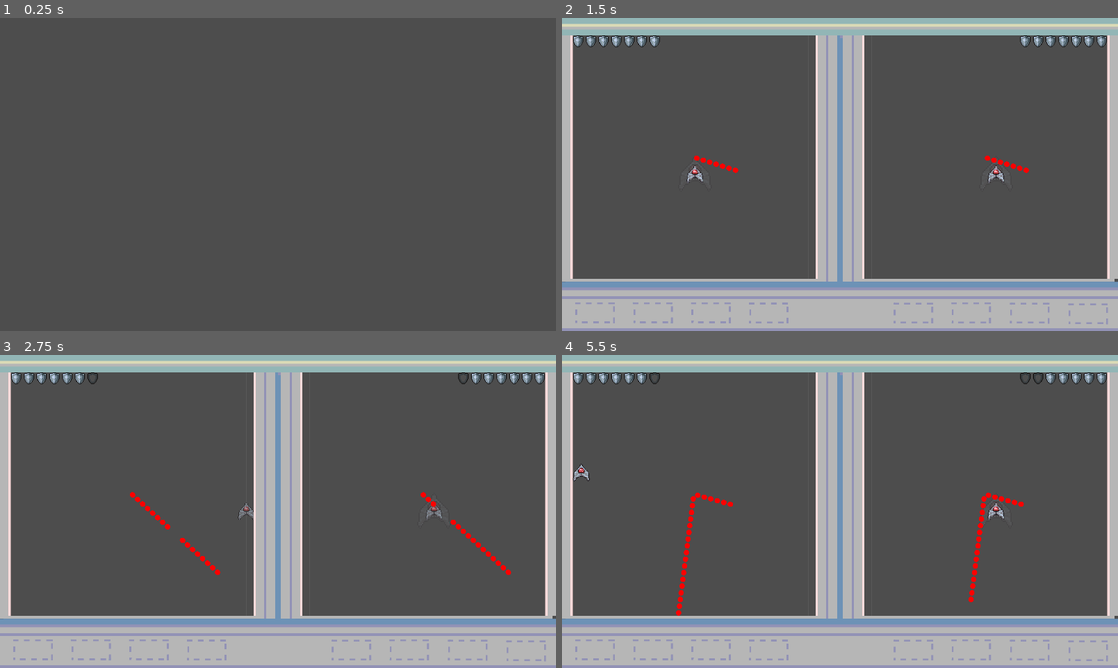
Above: before the commit, frames 1-4 (two rows, left to right).
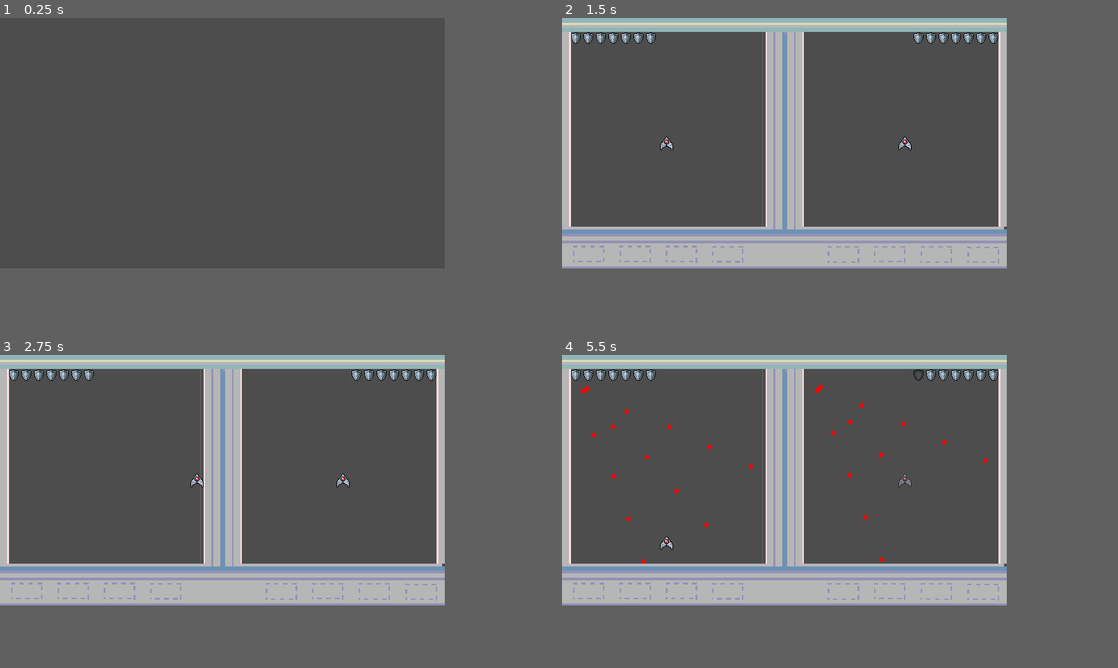
Above: after the commit, the same moments.

Repository: ShimmerIO/bullethellpvp
Game: Godot game, scene res://main.tscn
Two runs of this game, one before a commit and one after it. Both use one fixed random seed, a clock stepped at 60 frames per second and the inputs below.
Inputs:
- Up to frame 1 (0.25 s): no input
- Up to frame 2 (1.5 s): tap Enter (Start) at 0.5, 0.6, 1.35 s; hold Right (custom_right) 0.53-1.28 s; hold S (custom_down) from 1.28 s (still down)
- Up to frame 3 (2.75 s): release S (custom_down) at 2.03 s; hold Right (custom_right) from 2.03 s (still down); tap Z (add_player) at 2.1 s; tap Enter (Start) at 2.3 s
- Up to frame 4 (5.5 s): release Right (custom_right) at 2.78 s; hold Up (custom_up) 2.78-3.53 s; tap Shift (custom_slow) at 2.85 s; tap Enter (Start) at 3.05, 3.6, 4.35, 5.3 s; hold Left (custom_left) 3.53-5.03 s; tap R (Reset, bound only after the commit) at 4.15 s; hold S (custom_down) from 5.03 s (still down); tap Z (add_player) at 5.1 s
In our replay, the window is 800x450 before the commit and 640x360 after it. These sizes can differ from the game's own. Grey fills any space a smaller window leaves; there, only what the larger window draws over its background counts as a difference.

The runs differ from the first frame. In frame 1, only the window size differs. In frame 2, 44% of the frame differs, in the area x 0-100%, y 0-100%; in frame 3, 44%; in frame 4, 44%.

Commit message:
Mudei todos os sprites para serem compatíveis com a resolução 640 x 360, isso quebrou muita coisa mas tá feito

Diff:
--- a/cenas_prototipo/Cenas_Base/Base_Padrões.tscn
+++ b/cenas_prototipo/Cenas_Base/Base_Padrões.tscn
@@ -1,14 +1,13 @@
 [gd_scene load_steps=4 format=3 uid="uid://75iitu7g3g0g"]
 
-[ext_resource type="Script" path="res://scripts_prototipo/base_padrões.gd" id="1_hfq75"]
+[ext_resource type="Script" uid="uid://dvyye6t6muo7s" path="res://scripts_prototipo/base_padrões.gd" id="1_hfq75"]
 [ext_resource type="PackedScene" uid="uid://bwjb2n0aby1kd" path="res://cenas_prototipo/Cenas_Base/centro_cena_padrões.tscn" id="2_mw1jx"]
-[ext_resource type="Script" path="res://scripts_prototipo/centro_cena_padrões.gd" id="3_8go6d"]
+[ext_resource type="Script" uid="uid://dbwckcg5q2fff" path="res://scripts_prototipo/centro_cena_padrões.gd" id="3_8go6d"]
 
 [node name="Base_Padrões" type="Node2D"]
-position = Vector2(456, 480)
+position = Vector2(154.5, 160)
 script = ExtResource("1_hfq75")
 metadata/_edit_vertical_guides_ = [959.0]
 
 [node name="CentroCena" parent="." instance=ExtResource("2_mw1jx")]
-position = Vector2(0, 0)
 script = ExtResource("3_8go6d")
--- a/cenas_prototipo/Cenas_Base/centro_cena_padrões.tscn
+++ b/cenas_prototipo/Cenas_Base/centro_cena_padrões.tscn
@@ -1,47 +1,47 @@
 [gd_scene load_steps=3 format=3 uid="uid://bwjb2n0aby1kd"]
 
-[ext_resource type="Texture2D" uid="uid://c1h4cf7xrc7cw" path="res://sprites_prototipo/UI_teste_outra-export.png" id="1_y2a5u"]
+[ext_resource type="Texture2D" uid="uid://c2q8b11dt7lau" path="res://sprites_prototipo/UI_teste_metade.png" id="1_rddj4"]
 
 [sub_resource type="RectangleShape2D" id="RectangleShape2D_wdb4p"]
 size = Vector2(13, 1096)
 
 [node name="CentroCena" type="Marker2D"]
-position = Vector2(456, 480)
 
 [node name="StaticBody2D" type="Area2D" parent="."]
-position = Vector2(504, -480)
+position = Vector2(-154.5, 0)
+scale = Vector2(0.34, 0.34)
 disable_mode = 1
 metadata/_edit_group_ = true
 
 [node name="CollisionShape2D" type="CollisionShape2D" parent="StaticBody2D"]
-position = Vector2(0, 538)
 scale = Vector2(0.01, 1)
 shape = SubResource("RectangleShape2D_wdb4p")
 
 [node name="StaticBody2D2" type="Area2D" parent="."]
-position = Vector2(-456, -480)
+position = Vector2(165.5, 0)
+scale = Vector2(0.34, 0.34)
 disable_mode = 1
 metadata/_edit_group_ = true
 
 [node name="CollisionShape2D" type="CollisionShape2D" parent="StaticBody2D2"]
-position = Vector2(0, 538)
 scale = Vector2(0.01, 1)
 shape = SubResource("RectangleShape2D_wdb4p")
 
 [node name="StaticBody2D3" type="Area2D" parent="."]
-position = Vector2(504, -480)
+position = Vector2(5.5, 200)
 rotation = 1.5708
+scale = Vector2(0.34, 0.34)
 disable_mode = 1
 metadata/_edit_group_ = true
 
 [node name="CollisionShape2D" type="CollisionShape2D" parent="StaticBody2D3"]
-position = Vector2(0, 538)
 scale = Vector2(0.01, 1)
 shape = SubResource("RectangleShape2D_wdb4p")
 
 [node name="StaticBody2D4" type="Area2D" parent="."]
-position = Vector2(-456, 600)
+position = Vector2(-174.5, -160)
 rotation = -1.5708
+scale = Vector2(0.34, 0.34)
 disable_mode = 1
 metadata/_edit_group_ = true
 
@@ -51,5 +51,5 @@
 shape = SubResource("RectangleShape2D_wdb4p")
 
 [node name="UiTesteOutra-export" type="Sprite2D" parent="."]
-position = Vector2(504, 60)
-texture = ExtResource("1_y2a5u")
+position = Vector2(5.5, 20)
+texture = ExtResource("1_rddj4")
--- a/cenas_prototipo/HP_Bar.tscn
+++ b/cenas_prototipo/HP_Bar.tscn
@@ -10,8 +10,8 @@
 
 [node name="HPcontainer" type="HBoxContainer" parent="."]
 layout_mode = 0
-offset_right = 125.0
-offset_bottom = 40.0
+offset_right = 32.0
+offset_bottom = 16.0
 
 [node name="Shield1" type="TextureRect" parent="HPcontainer"]
 layout_mode = 2
--- a/cenas_prototipo/Padrões_Completos/FÁCIL/Padrão1.tscn
+++ b/cenas_prototipo/Padrões_Completos/FÁCIL/Padrão1.tscn
@@ -1,21 +1,21 @@
 [gd_scene load_steps=5 format=3 uid="uid://cjyxbelmplu2i"]
 
-[ext_resource type="Script" path="res://scripts_prototipo/base_padrões.gd" id="1_oqusy"]
+[ext_resource type="Script" uid="uid://dvyye6t6muo7s" path="res://scripts_prototipo/base_padrões.gd" id="1_oqusy"]
 [ext_resource type="PackedScene" uid="uid://bwjb2n0aby1kd" path="res://cenas_prototipo/Cenas_Base/centro_cena_padrões.tscn" id="2_g2sa2"]
-[ext_resource type="Script" path="res://scripts_prototipo/centro_cena_padrões.gd" id="3_pedni"]
+[ext_resource type="Script" uid="uid://dbwckcg5q2fff" path="res://scripts_prototipo/centro_cena_padrões.gd" id="3_pedni"]
 [ext_resource type="PackedScene" uid="uid://bkh8d7wj6tw4x" path="res://cenas_prototipo/spawner_prototipo.tscn" id="4_xmg1w"]
 
 [node name="Base_Padrões" type="Node2D"]
-position = Vector2(456, 480)
 script = ExtResource("1_oqusy")
 "índice_padrão" = 1
 metadata/_edit_vertical_guides_ = [959.0]
 
 [node name="CentroCena" parent="." instance=ExtResource("2_g2sa2")]
-position = Vector2(0, 0)
+position = Vector2(160, 180)
 script = ExtResource("3_pedni")
 
 [node name="Spawner_prototipo" parent="." instance=ExtResource("4_xmg1w")]
+position = Vector2(29, 42)
 _move_type = 2
 _spawn_type = 2
 _stops_type = 1
--- a/cenas_prototipo/Padrões_Completos/FÁCIL/Padrão2.tscn
+++ b/cenas_prototipo/Padrões_Completos/FÁCIL/Padrão2.tscn
@@ -13,7 +13,6 @@
 metadata/_edit_vertical_guides_ = [959.0]
 
 [node name="CentroCena" parent="." instance=ExtResource("2_ojosv")]
-position = Vector2(0, 0)
 script = ExtResource("3_upd8s")
 
 [node name="Spawner_prototipo" parent="." instance=ExtResource("4_7tnfe")]
--- a/cenas_prototipo/Padrões_Completos/FÁCIL/Padrão3.tscn
+++ b/cenas_prototipo/Padrões_Completos/FÁCIL/Padrão3.tscn
@@ -13,7 +13,6 @@
 metadata/_edit_vertical_guides_ = [959.0]
 
 [node name="CentroCena" parent="." instance=ExtResource("2_lcw5e")]
-position = Vector2(0, 0)
 script = ExtResource("3_ybi8v")
 
 [node name="Spawner_prototipo2" parent="." instance=ExtResource("4_30rlk")]
--- a/cenas_prototipo/Padrões_Completos/MÓDIFÍCIL/Padrão420.tscn
+++ b/cenas_prototipo/Padrões_Completos/MÓDIFÍCIL/Padrão420.tscn
@@ -1,19 +1,18 @@
 [gd_scene load_steps=5 format=3 uid="uid://curjk72wejgyy"]
 
-[ext_resource type="Script" path="res://scripts_prototipo/base_padrões.gd" id="1_di24n"]
+[ext_resource type="Script" uid="uid://dvyye6t6muo7s" path="res://scripts_prototipo/base_padrões.gd" id="1_di24n"]
 [ext_resource type="PackedScene" uid="uid://bwjb2n0aby1kd" path="res://cenas_prototipo/Cenas_Base/centro_cena_padrões.tscn" id="2_w2wow"]
-[ext_resource type="Script" path="res://scripts_prototipo/centro_cena_padrões.gd" id="3_pyxol"]
+[ext_resource type="Script" uid="uid://dbwckcg5q2fff" path="res://scripts_prototipo/centro_cena_padrões.gd" id="3_pyxol"]
 [ext_resource type="PackedScene" uid="uid://bkh8d7wj6tw4x" path="res://cenas_prototipo/spawner_prototipo.tscn" id="4_ir1wx"]
 
 [node name="Base_Padrões" type="Node2D"]
-position = Vector2(480, 540)
+position = Vector2(154.5, 160)
 script = ExtResource("1_di24n")
 dificuldade = 2
 "índice_padrão" = 420
 metadata/_edit_vertical_guides_ = [959.0]
 
 [node name="CentroCena" parent="." instance=ExtResource("2_w2wow")]
-position = Vector2(0, 0)
 script = ExtResource("3_pyxol")
 
 [node name="Spawner_prototipo" parent="." instance=ExtResource("4_ir1wx")]
--- a/cenas_prototipo/bala_prototipo.tscn
+++ b/cenas_prototipo/bala_prototipo.tscn
@@ -1,22 +1,24 @@
 [gd_scene load_steps=4 format=3 uid="uid://86eunm4148n5"]
 
-[ext_resource type="Script" path="res://scripts_prototipo/bala_prototipo.gd" id="1_2dvu5"]
+[ext_resource type="Script" uid="uid://csc4s8kimvw2g" path="res://scripts_prototipo/bala_prototipo.gd" id="1_2dvu5"]
 [ext_resource type="Texture2D" uid="uid://b4b7aaytogat7" path="res://sprites_prototipo/bala.png" id="2_k35eq"]
 
 [sub_resource type="CircleShape2D" id="CircleShape2D_nj6lo"]
 radius = 5.0
 
 [node name="Bala_Prototipo" type="Area2D"]
-scale = Vector2(1.667, 1.667)
+scale = Vector2(2, 2)
 collision_layer = 3
 script = ExtResource("1_2dvu5")
 metadata/_edit_group_ = true
 
 [node name="Sprite2D" type="Sprite2D" parent="."]
-scale = Vector2(0.04, 0.04)
+position = Vector2(0, -0.1)
+scale = Vector2(0.011, 0.012)
 texture = ExtResource("2_k35eq")
 
 [node name="CollisionShape2D" type="CollisionShape2D" parent="."]
+scale = Vector2(0.31, 0.31)
 shape = SubResource("CircleShape2D_nj6lo")
 
 [connection signal="area_entered" from="." to="." method="_on_area_entered"]
--- a/cenas_prototipo/cena_teste.tscn
+++ b/cenas_prototipo/cena_teste.tscn
@@ -14,14 +14,14 @@
 [node name="Cena_Teste" type="Node2D"]
 
 [node name="Navezinha" parent="." instance=ExtResource("1_q2465")]
-position = Vector2(460, 540)
+position = Vector2(151, 180)
 
 [node name="Navezinha2" parent="." instance=ExtResource("1_q2465")]
-position = Vector2(1500, 540)
-playerSide = 1
+position = Vector2(494, 180)
 
 [node name="BulletFilter" type="Area2D" parent="."]
-position = Vector2(960, 0)
+position = Vector2(320, 0)
+scale = Vector2(0.3, 0.3)
 disable_mode = 1
 
 [node name="CollisionShape2D" type="CollisionShape2D" parent="BulletFilter"]
@@ -30,12 +30,12 @@
 shape = SubResource("RectangleShape2D_xxtm3")
 
 [node name="CollisionShape2D2" type="CollisionShape2D" parent="BulletFilter"]
-position = Vector2(960, 538)
+position = Vector2(1065, 538)
 scale = Vector2(1e-05, 1)
 shape = SubResource("RectangleShape2D_xxtm3")
 
 [node name="CollisionShape2D3" type="CollisionShape2D" parent="BulletFilter"]
-position = Vector2(-960, 0)
+position = Vector2(-1060, 560)
 scale = Vector2(1e-05, 1)
 shape = SubResource("RectangleShape2D_xxtm3")
 
@@ -60,7 +60,7 @@
 minPatternCount = 2
 maxPatternCount = 5
 minTime = 4.0
-maxTime = 6.0
+maxTime = 4.0
 easyCount = 6
 
 [node name="ControlDirector" type="Node" parent="." groups=["ControlDirector"]]
@@ -70,27 +70,27 @@
 script = ExtResource("5_tgs65")
 
 [node name="HpBar" parent="." instance=ExtResource("5_apg6a")]
-offset_left = 36.0
-offset_top = 60.0
-offset_right = 36.0
-offset_bottom = 60.0
+offset_left = 13.0
+offset_top = 21.0
+offset_right = 13.0
+offset_bottom = 21.0
 
 [node name="HpBar2" parent="." instance=ExtResource("5_apg6a")]
 layout_direction = 2
 anchors_preset = 1
 anchor_left = 1.0
 anchor_right = 1.0
-offset_left = 1884.0
-offset_top = 60.0
-offset_right = 1884.0
-offset_bottom = 60.0
+offset_left = 628.0
+offset_top = 21.0
+offset_right = 628.0
+offset_bottom = 21.0
 grow_horizontal = 0
 scale = Vector2(-1, 1)
 playerSide = 1
 
 [node name="UiTesteOutra-export" type="Sprite2D" parent="."]
 z_index = 1
-position = Vector2(960, 540)
+position = Vector2(320, 180)
 texture = ExtResource("7_kcroq")
 
 [connection signal="grazed" from="Navezinha2" to="GameDirector" method="_on_player_grazed"]
--- a/cenas_prototipo/navezinha.tscn
+++ b/cenas_prototipo/navezinha.tscn
@@ -1,24 +1,20 @@
 [gd_scene load_steps=4 format=3 uid="uid://b6yp80jcx3bjn"]
 
-[ext_resource type="Script" path="res://scripts_prototipo/navezinha.gd" id="1_strdr"]
+[ext_resource type="Script" uid="uid://bs1potb003tdn" path="res://scripts_prototipo/navezinha.gd" id="1_strdr"]
 [ext_resource type="Texture2D" uid="uid://bj8jx8v5v44js" path="res://sprites_prototipo/NAVE_TESTE.png" id="2_dsgh6"]
 
 [sub_resource type="CircleShape2D" id="CircleShape2D_guu3j"]
 radius = 5.5
 
 [node name="Navezinha" type="Area2D" groups=["Player"]]
-position = Vector2(1, 0)
-scale = Vector2(3.333, 3.333)
 script = ExtResource("1_strdr")
 
 [node name="CollisionShape2D" type="CollisionShape2D" parent="."]
-position = Vector2(0.25, -3)
+position = Vector2(-0.5, -2)
 scale = Vector2(0.5, 0.5)
 shape = SubResource("CircleShape2D_guu3j")
 
 [node name="NaveTeste" type="Sprite2D" parent="."]
-position = Vector2(-0.666, 0)
-scale = Vector2(0.6, 0.6)
 texture = ExtResource("2_dsgh6")
 
 [node name="Graze" type="Area2D" parent="."]
@@ -27,13 +23,12 @@
 monitorable = false
 
 [node name="CollisionPolygon2D" type="CollisionPolygon2D" parent="Graze"]
-scale = Vector2(1.2, 1.2)
+scale = Vector2(1.333, 1.333)
 polygon = PackedVector2Array(-12.2512, 16.0016, -2.25022, 6.0006, 1.75017, 6.0006, 11.7512, 16.0016, 15.7516, 12.0012, 13.7514, -2.0002, -0.250025, -16.0016, -14.2514, -2.0002, -16.2516, 12.0012)
 
 [node name="GrazeShape" type="Sprite2D" parent="Graze"]
 self_modulate = Color(1, 1, 1, 0.0901961)
-position = Vector2(-0.9, 0)
-scale = Vector2(1.2, 1.2)
+scale = Vector2(2, 2)
 texture = ExtResource("2_dsgh6")
 
 [connection signal="area_entered" from="." to="." method="_on_area_entered"]
--- a/cenas_prototipo/spawner_prototipo.tscn
+++ b/cenas_prototipo/spawner_prototipo.tscn
@@ -1,16 +1,16 @@
 [gd_scene load_steps=3 format=3 uid="uid://bkh8d7wj6tw4x"]
 
-[ext_resource type="Script" path="res://scripts_prototipo/spawner_prototipo.gd" id="1_ewwoa"]
+[ext_resource type="Script" uid="uid://cu4ap371v7cf7" path="res://scripts_prototipo/spawner_prototipo.gd" id="1_ewwoa"]
 [ext_resource type="Texture2D" uid="uid://b4b7aaytogat7" path="res://sprites_prototipo/bala.png" id="2_j8f1n"]
 
 [node name="Spawner_prototipo" type="Node2D" groups=["Spawners"]]
 script = ExtResource("1_ewwoa")
 
 [node name="Bala" type="Sprite2D" parent="."]
-scale = Vector2(0.1, 0.11)
+scale = Vector2(0.03, 0.033)
 texture = ExtResource("2_j8f1n")
 
 [node name="Polygon2D" type="Polygon2D" parent="."]
 position = Vector2(-5.72205e-06, -1.49012e-08)
-scale = Vector2(3, 4.71)
+scale = Vector2(1, 1.57)
 polygon = PackedVector2Array(0, 0, 35, 0, 35, -3, 42.3846, 2.23517e-08, 35, 3, 35, 0)
--- a/project.godot
+++ b/project.godot
@@ -12,7 +12,7 @@
 
 config/name="BulletHellPVP"
 run/main_scene="res://main.tscn"
-config/features=PackedStringArray("4.3", "Forward Plus")
+config/features=PackedStringArray("4.4", "Forward Plus")
 config/icon="res://icon.svg"
 
 [autoload]
@@ -21,8 +21,9 @@
 
 [display]
 
-window/size/viewport_width=1920
-window/size/viewport_height=1080
+window/size/viewport_width=640
+window/size/viewport_height=360
+window/size/mode=3
 window/stretch/mode="viewport"
 
 [editor_plugins]
@@ -133,6 +134,11 @@
 , Object(InputEventKey,"resource_local_to_scene":false,"resource_name":"","device":-1,"window_id":0,"alt_pressed":false …(186 unchanged characters)…
 ]
 }
+Reset={
+"deadzone": 0.5,
+"events": [Object(InputEventKey,"resource_local_to_scene":false,"resource_name":"","device":-1,"window_id":0,"alt_pressed":false,"shift_pressed":false,"ctrl_pressed":false,"meta_pressed":false,"pressed":false,"keycode":0,"physical_keycode":82,"key_label":0,"unicode":114,"location":0,"echo":false,"script":null)
+]
+}
 
 [rendering]
 
--- a/scripts_prototipo/GameDirector.gd
+++ b/scripts_prototipo/GameDirector.gd
@@ -62,6 +62,9 @@
 
 #dá halt no game-director inteiro se for verdadeiro
 var stop:bool
+
+const RIGHT_BORDER = 27
+const LEFT_BORDER = 13
 
 func _ready() -> void:
 	#lê a primeira wave na variável CurrentWave
@@ -88,7 +91,7 @@
 	var player1Pattern = ActivePattern.instantiate()
 
 	#move o pattern do player1 por 1004, pra ir pro lado dele da tela
-	player1Pattern.position.x += 1004
+	player1Pattern.position.x += RIGHT_BORDER - LEFT_BORDER + 320
 
 	#isso insere eles na cena
 	add_child(player0Pattern)
@@ -217,5 +220,5 @@
 	var attackedPlayer:int = 1 - sendingPlayer
 
 	var attackInstance = attackingPattern.instantiate()
-	attackInstance.global_position.x += 1004 * attackedPlayer
+	attackInstance.global_position.x += (RIGHT_BORDER - LEFT_BORDER + 320) * attackedPlayer
 	add_child(attackInstance)
--- a/scripts_prototipo/cena_teste.gd
+++ b/scripts_prototipo/cena_teste.gd
@@ -5,4 +5,6 @@
 	if Input.is_action_just_pressed("Start"):
 		if get_parent().name  == "main":
 			get_tree().change_scene_to_file("res://cenas_prototipo/cena_teste.tscn")
-			queue_free()
+
+	if Input.is_action_just_pressed("Reset"):
+		get_tree().reload_current_scene()
--- a/scripts_prototipo/navezinha.gd
+++ b/scripts_prototipo/navezinha.gd
@@ -8,8 +8,8 @@
 
 #velocidade do player
 @export_category("Opções nave")
-#700 é 425 * 5/3, 425 é o valor que o nando achou comfy em 1152x648
-@export var SPEED = 700.0
+#235 é 425 * 5/9, 425 é o valor que o nando achou comfy em 1152x648
+@export var SPEED = 235.0
 @export var acc:float
 @export var acc_max:float
 var isSlow: bool
@@ -34,8 +34,13 @@
 
 var isSleep:bool
 
+const LEFT_BORDER = 13
+const RIGHT_BORDER = 27
+const UP_BORDER = 20
+const DOWN_BORDER = 60
+
 func _ready() -> void:
-	if global_position.x > 960:
+	if global_position.x > get_viewport_rect().size.x/2:
 		playerSide = 1
 	#pega o tamanho da tela, e faz magia nela, again, placeholder e hack por enquanto
 	screen_size = get_viewport_rect().size
@@ -76,7 +81,7 @@
 		position += velocity * delta * direction
 
 		#mantém o personagem na tela, CRITICAL PLACEHOLDER! ISSO ESTÁ AQUI ENQUANTO NÃO TEMOS OS SPRITES FINAIS!
-		position = position.clamp(Vector2.ZERO + Vector2(68 + 1004*playerSide, 92) , screen_size - (Vector2(68 + 40 - 1004 * playerSide,212)))
+		position = position.clamp(Vector2.ZERO + Vector2(23 + (1 + RIGHT_BORDER - LEFT_BORDER + screen_size.x)*playerSide, 20 + 10) , screen_size - (Vector2(RIGHT_BORDER + 9 - (1+ RIGHT_BORDER -LEFT_BORDER + screen_size.x) * playerSide,71)))
 
 
 	if not direction:
--- a/scripts_prototipo/spawner_prototipo.gd
+++ b/scripts_prototipo/spawner_prototipo.gd
@@ -78,6 +78,9 @@
 var myPatternFamily: String
 var isFuckYou: bool
 
+const RIGHT_BORDER = 27
+const LEFT_BORDER = 13
+
 # Called when the node enters the scene tree for the first time.
 func _ready() -> void:
 
@@ -91,7 +94,7 @@
 	$Polygon2D.hide()
 
 	#se spawnou do lado do player 2, é o player 2 que ele vai atras
-	if get_parent().global_position.x > 960:
+	if get_parent().global_position.x > get_viewport_rect().size.x/2:
 		set_player_side(1)
 
 	#se tiver dormindo, faz ele dormir pelo tempo de dormir, sei lá mano tá bem claro
@@ -120,7 +123,7 @@
 
 	if(isFuckYou):
 		print("oops! you need to KILL YOURSELF, NOW!")
-		position += (PlayerDirector.get_player(PlayerSide).global_position - global_position).normalized() * 200 * delta
+		position += (PlayerDirector.get_player(PlayerSide).global_position - global_position).normalized() * 60 * delta
 
 	if(isLooks):
 		self.rotation = 0
@@ -206,4 +209,4 @@
 
 func set_player_side(index:int):
 	PlayerSide = index
-	chosenPoint.x += 1004 * index
+	chosenPoint.x += (RIGHT_BORDER - LEFT_BORDER + get_viewport_rect().size.x/2) * index
Not shown, added: addons/multiplayer_input/device_input.gd.uid
Not shown, added: addons/multiplayer_input/multiplayer_input.gd.uid
Not shown, added: addons/multiplayer_input/plugin.gd.uid
Not shown: 1 places in cenas_prototipo/HP_Bar.tscn that only renumber resources
Not shown: 1 places in cenas_prototipo/Padrões_Completos/FÁCIL/Padrão2.tscn that only renumber resources
Not shown: 1 places in cenas_prototipo/Padrões_Completos/FÁCIL/Padrão3.tscn that only renumber resources
Not shown: 1 places in cenas_prototipo/Padrões_Completos/FÁCIL/Padrão4.tscn that only renumber resources
Not shown: 1 places in cenas_prototipo/Padrões_Completos/FÁCIL/Padrão5.tscn that only renumber resources
Not shown: 1 places in cenas_prototipo/Padrões_Completos/FÁCIL/Padrão6.tscn that only renumber resources
Not shown: 1 places in cenas_prototipo/Padrões_Completos/FÁCIL/PadrãoBase.tscn that only renumber resources
Not shown, added: cenas_prototipo/Wave/FÁCIL/Wave1.gd.uid
Not shown, added: cenas_prototipo/Wave/FÁCIL/Wave2.gd.uid
(and 22 more such lines)
